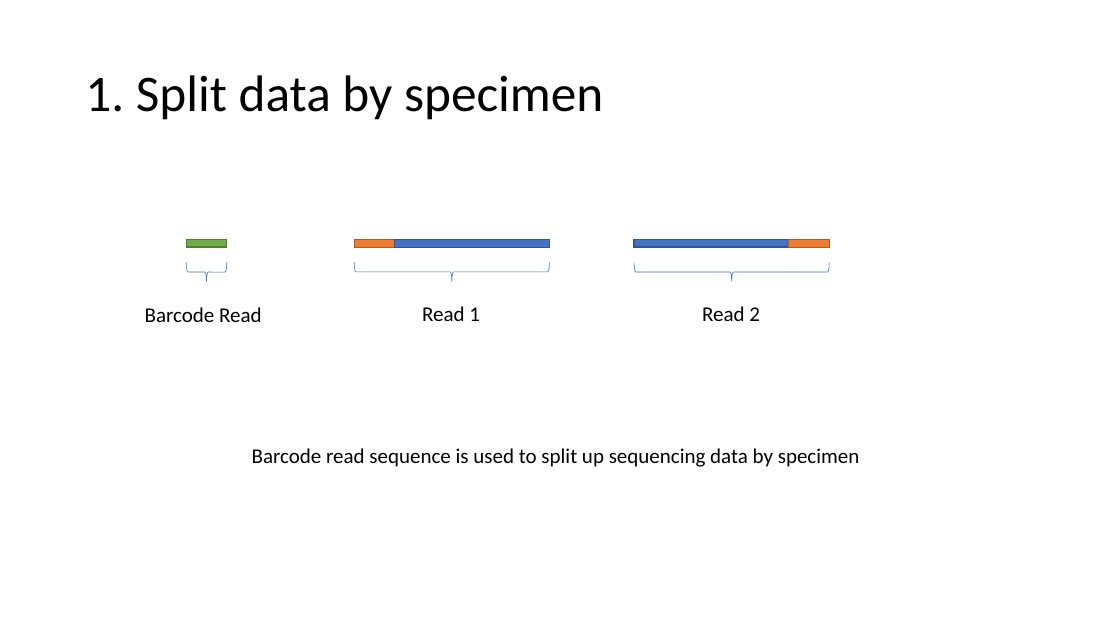
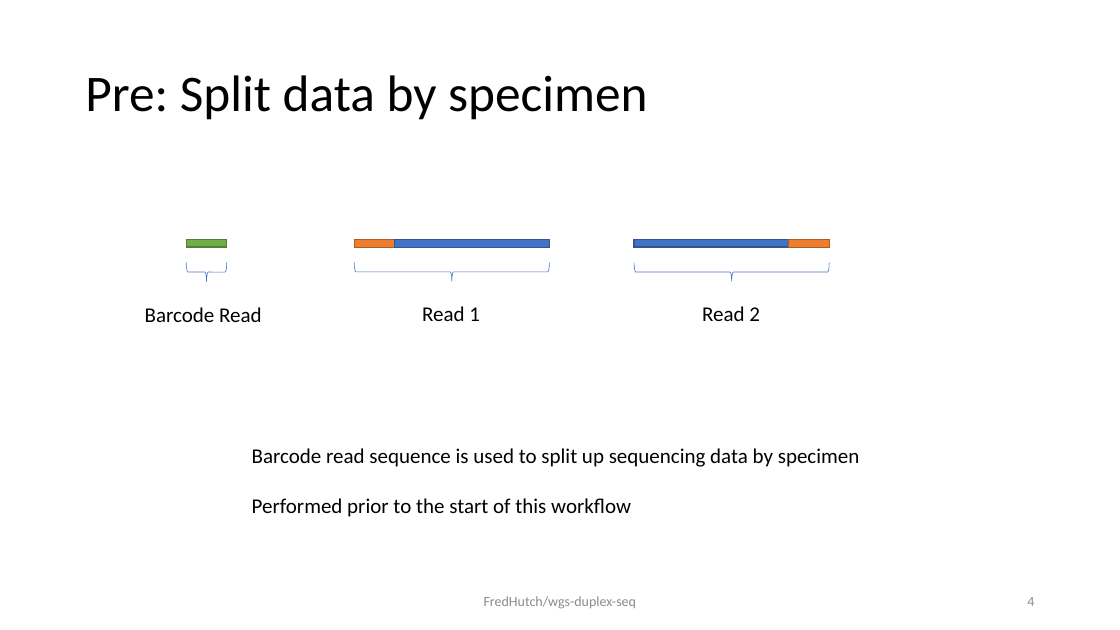
Before and after one commit to FredHutch/maddd-seq, a slide deck: slide 4 of docs/process.schematic.pptx. Drawn at 1120x630 pixels with LibreOffice and Linux fonts; fonts in the diff are those of the drawing. Boxes give left, top, right and bottom in pixels: in the first picture for what was removed or moved away, otherwise in the second. Text is boxed around its words. In the diff, an @@ line names an element or a change of style, - is before the commit and + after.

```diff
--- a/docs/process.schematic.pptx
+++ b/docs/process.schematic.pptx
@@ title at (85, 75, 647, 120): text changed @@
-1. Split data by specimen
+Pre: Split data by specimen
@@ text at (252, 498, 631, 517): paragraph added @@
+Performed prior to the start of this workflow
@@ text added at (484, 596, 636, 609), 12 pt, text #8C8C8C @@
+FredHutch/wgs-duplex-seq
@@ page number added at (1027, 597, 1034, 606), 12 pt, text #8C8C8C @@
+4
```
Also in this commit, not shown: 3 other slides changed, 15 slides added, 7 slides removed.
